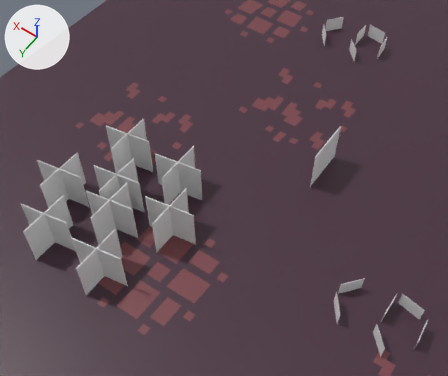
Before and after pictures for a commit that changed the Blender file demo/src/assets/proto/paper.blend.
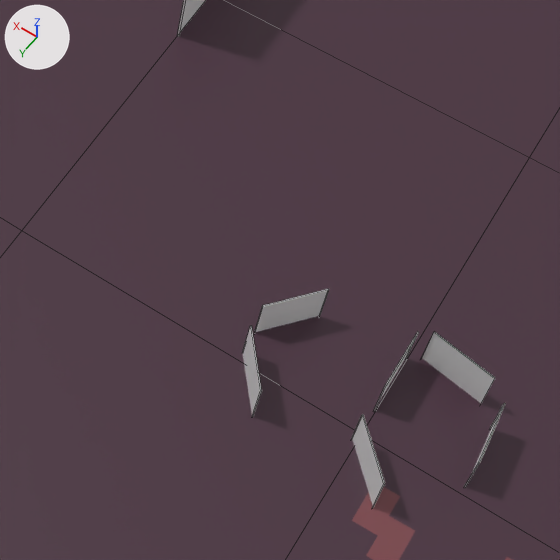
The first picture shows the older version from a 50 mm lens placed at (-2.04, 5.15, 6.52), pointed at (0.92, 1.0, 0.0). The close-ups show both versions on the part from 55% to 100% of the width and 46% to 100% of the height of that picture; other places that the commit changed are outside them. The lights are fixed; the arrows at upper left show +X, +Y and +Z. The close-ups show mesh edges as thin lines.
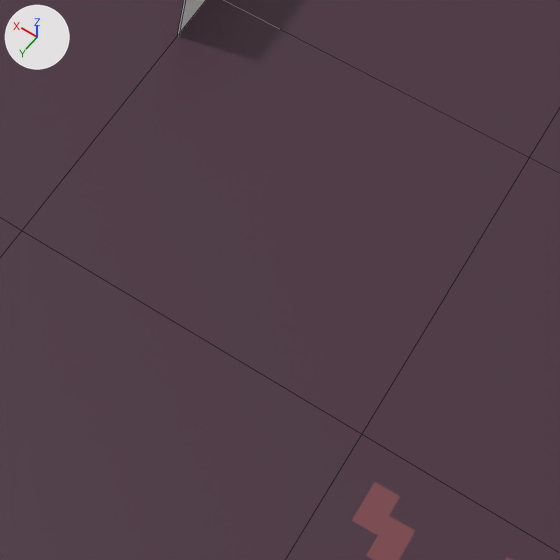
What the commit changed:
Object 'Cube.017' (ob_cube_017) is deleted.
Object 'Cube.018' (ob_cube_018) is deleted.
Object 'Cube.019' (ob_cube_019) is deleted.
Object 'Cube.020' (ob_cube_020) is deleted.
Object 'Cube.021' (ob_cube_021) is deleted.
Object 'Cube.022' (ob_cube_022) is deleted.

Changed parts and their boxes [x1, y1, x2, y2] in the close-ups (560 x 560 px):
'Cube.022', deleted: before [422, 332, 495, 403]
'Cube.018', deleted: before [255, 289, 329, 332]
'Cube.020', deleted: before [351, 414, 385, 508]
'Cube.019', deleted: before [243, 326, 262, 417]
'Cube.021', deleted: before [464, 403, 506, 487]
'Cube.017', deleted: before [374, 332, 419, 411]
